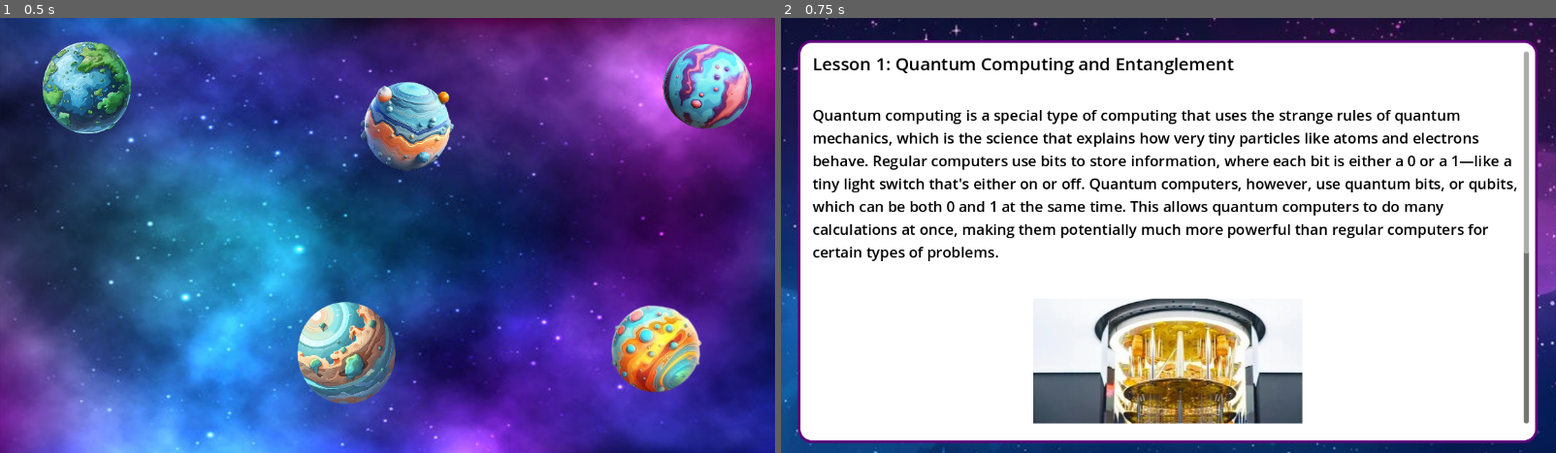
Above: before the commit, frames 1-2 (left to right).
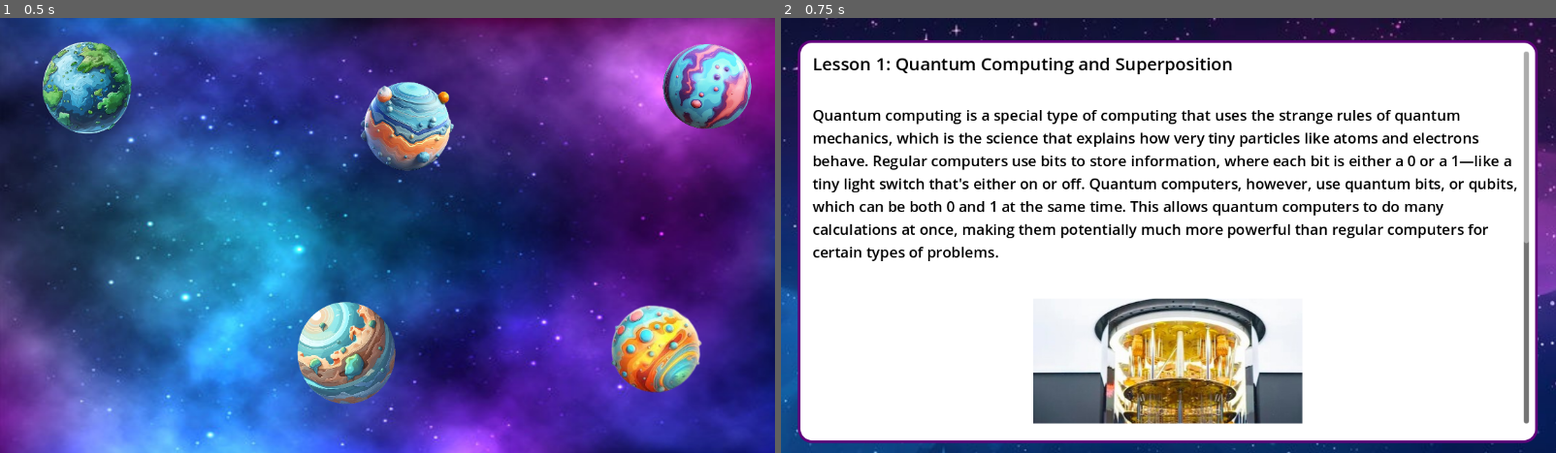
Above: after the commit, the same moments.

Repository: MatthewFeroz/ssw-555-game
Game: Godot game, scene res://BackgroundSpaceMap.tscn
Same seed, same stepped clock (60 frames per second), same inputs: the game is played once before the commit and once after it. The project has no main scene, so this scene is started directly.
Inputs (mouse positions are in pixels of both pictures, inside the frame that each line leads up to):
- Up to frame 1 (0.5 s): no input
- Up to frame 2 (0.75 s): click (1191, 126) at 0.5 s

Frame 1 is identical in both runs. In frame 2, 0.3% of the frame differs, in the area x 43-97%, y 9-55%.

Commit message:
next button on lesson 1, not complete

Diff:
--- a/lesson_1.tscn
+++ b/lesson_1.tscn
@@ -15,6 +15,8 @@
 corner_radius_bottom_right = 20
 corner_radius_bottom_left = 20
 corner_detail = 16
+
+[sub_resource type="Theme" id="Theme_8m4ky"]
 
 [node name="Control" type="Control"]
 layout_mode = 3
@@ -55,7 +57,7 @@
 layout_mode = 2
 size_flags_stretch_ratio = 0.0
 theme_override_font_sizes/font_size = 26
-text = "Lesson 1: Quantum Computing and Entanglement
+text = "Lesson 1: Quantum Computing and Superposition
 "
 
 [node name="Label2" type="Label" parent="Panel/ScrollContainer/VBoxContainer"]
@@ -89,3 +91,12 @@
 text = "
 One of the coolest features of quantum computers is superposition. Superposition means that a qubit can exist in multip …(405 unchanged characters)…
 autowrap_mode = 3
+
+[node name="\'Next\' button" type="Button" parent="Panel/ScrollContainer/VBoxContainer"]
+layout_mode = 2
+size_flags_horizontal = 8
+theme = SubResource("Theme_8m4ky")
+theme_override_colors/font_color = Color(0, 0, 0, 1)
+text = "     I understand!     "
+icon_alignment = 2
+vertical_icon_alignment = 2
Not shown: 1 places in lesson_1.tscn that only renumber resources
